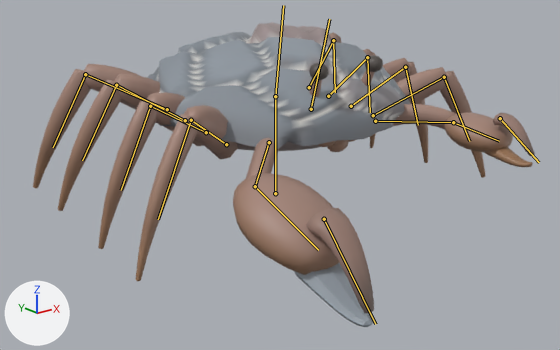
The glTF model assets/creatures/wallcrab/wallcrab.glb, before and after one commit.
Both versions are drawn from a 50 mm camera at (-1.85, -2.34, 1.01) aimed at (-0.15, -0.21, 0.16). The axes (+X, +Y, +Z) are drawn at lower left. The lights are the same throughout. The picture after the commit comes second. Both versions are drawn at frame 12 of the action 'attack'; the numbers are the values there. The bones that change, and the others that lie on the model, are drawn over the model as lines.

The first picture shows 'wallcrab'.
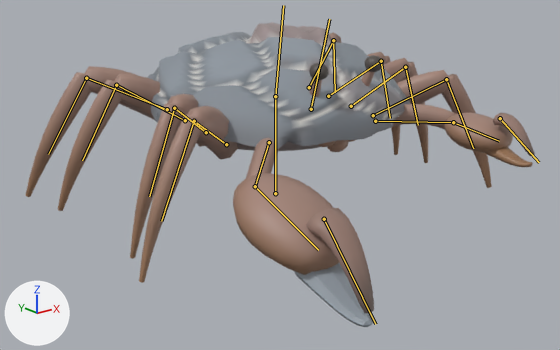
Changed parts and their boxes (x1, y1, x2, y2) in the pictures (560 x 350 px):
```json
{"object": "wallcrab", "change": "posed", "before": [33, 22, 535, 327], "after": [26, 22, 535, 327]}
{"bone": "leg_l0_a", "before": "(373, 115) to (444, 77)", "after": "(373, 115) to (446, 79)"}
{"bone": "leg_l0_b", "before": "(444, 77) to (469, 141)", "after": "(446, 79) to (473, 148)"}
{"bone": "leg_l2_a", "before": "(328, 96) to (367, 57)", "after": "(328, 96) to (381, 61)"}
{"bone": "leg_r0_a", "before": "(226, 144) to (191, 120)", "after": "(226, 144) to (194, 121)"}
{"bone": "leg_r0_b", "before": "(191, 120) to (158, 219)", "after": "(194, 121) to (161, 221)"}
{"bone": "leg_r1_a", "before": "(206, 132) to (150, 106)", "after": "(206, 132) to (174, 108)"}
{"bone": "leg_r1_b", "before": "(150, 106) to (121, 190)", "after": "(174, 108) to (149, 196)"}
{"bone": "leg_r3_a", "before": "(167, 109) to (85, 74)", "after": "(167, 109) to (86, 78)"}
{"bone": "leg_r3_b", "before": "(85, 74) to (53, 147)", "after": "(86, 78) to (48, 154)"}
```

Scene script edits in JSON lines:
```json
{"block": "bone_leg_l0_a", "where": "bone_leg_l0_a = bpy.data.objects['Armature'].pose.bones['leg_l0_a']  # child of 'body'"}
{"op": "set", "path": "bone_leg_l0_a.rotation_quaternion", "old": "(0.998, 0.053, 0.027, 0.029)", "new": "(0.98, 0.191, 0.007, -0.055)", "note": "degrees (6, 3, 3) -> degrees (22, 2, -6)"}
{"block": "bone_leg_l0_b", "where": "bone_leg_l0_b = bpy.data.objects['Armature'].pose.bones['leg_l0_b']  # child of 'leg_l0_a'"}
{"op": "set", "path": "bone_leg_l0_b.rotation_quaternion", "old": "(1.0, 0.0, 0.0, 0.0)", "new": "(0.999, -0.018, -0.012, 0.048)", "note": "degrees (0, 0, 0) -> degrees (-2, -1, 6)"}
{"block": "bone_leg_l2_a", "where": "bone_leg_l2_a = bpy.data.objects['Armature'].pose.bones['leg_l2_a']  # child of 'body'"}
{"op": "set", "path": "bone_leg_l2_a.rotation_quaternion", "old": "(1.0, -0.019, 0.004, -0.01)", "new": "(0.988, 0.045, -0.072, -0.131)", "note": "degrees (-2, 0, -1) -> degrees (6, -8, -16)"}
{"block": "bone_leg_r0_a", "where": "bone_leg_r0_a = bpy.data.objects['Armature'].pose.bones['leg_r0_a']  # child of 'body'"}
{"op": "set", "path": "bone_leg_r0_a.rotation_quaternion", "old": "(0.998, 0.053, -0.027, -0.029)", "new": "(0.998, 0.064, -0.02, -0.015)", "note": "degrees (6, -3, -3) -> degrees (7, -2, -2)"}
{"block": "bone_leg_r0_b", "where": "bone_leg_r0_b = bpy.data.objects['Armature'].pose.bones['leg_r0_b']  # child of 'leg_r0_a'"}
{"op": "set", "path": "bone_leg_r0_b.rotation_quaternion", "old": "(1.0, 0.0, 0.0, 0.0)", "new": "(1.0, 0.003, -0.002, 0.007)", "note": "degrees (0, 0, 0) -> degrees (0, 0, 1)"}
{"block": "bone_leg_r1_a", "where": "bone_leg_r1_a = bpy.data.objects['Armature'].pose.bones['leg_r1_a']  # child of 'body'"}
{"op": "set", "path": "bone_leg_r1_a.rotation_quaternion", "old": "(1.0, 0.018, -0.003, -0.01)", "new": "(0.984, 0.129, 0.063, 0.104)", "note": "degrees (2, 0, -1) -> degrees (16, 6, 13)"}
{"block": "bone_leg_r1_b", "where": "bone_leg_r1_b = bpy.data.objects['Armature'].pose.bones['leg_r1_b']  # child of 'leg_r1_a'"}
{"op": "set", "path": "bone_leg_r1_b.rotation_quaternion", "old": "(1.0, 0.0, 0.0, 0.0)", "new": "(1.0, -0.006, 0.001, -0.014)", "note": "degrees (0, 0, 0) -> degrees (-1, 0, -2)"}
{"block": "bone_leg_r3_a", "where": "bone_leg_r3_a = bpy.data.objects['Armature'].pose.bones['leg_r3_a']  # child of 'body'"}
{"op": "set", "path": "bone_leg_r3_a.rotation_quaternion", "old": "(1.0, -0.017, -0.01, 0.009)", "new": "(0.996, 0.009, 0.033, 0.083)", "note": "degrees (-2, -1, 1) -> degrees (1, 4, 10)"}
{"block": "bone_leg_r3_b", "where": "bone_leg_r3_b = bpy.data.objects['Armature'].pose.bones['leg_r3_b']  # child of 'leg_r3_a'"}
{"op": "set", "path": "bone_leg_r3_b.rotation_quaternion", "old": "(1.0, 0.0, 0.0, 0.0)", "new": "(1.0, 0.006, 0.004, 0.016)", "note": "degrees (0, 0, 0) -> degrees (1, 0, 2)"}
```
